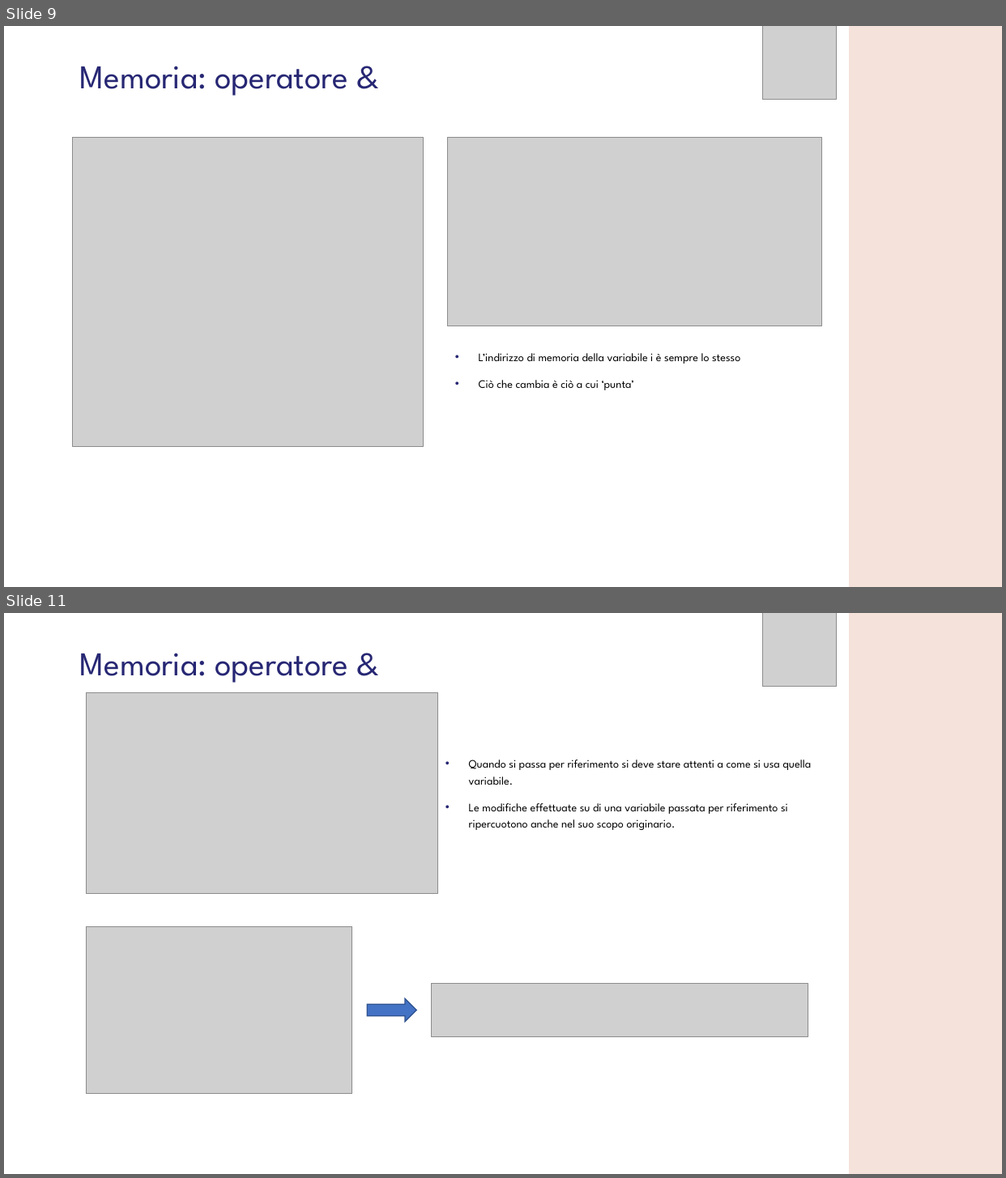
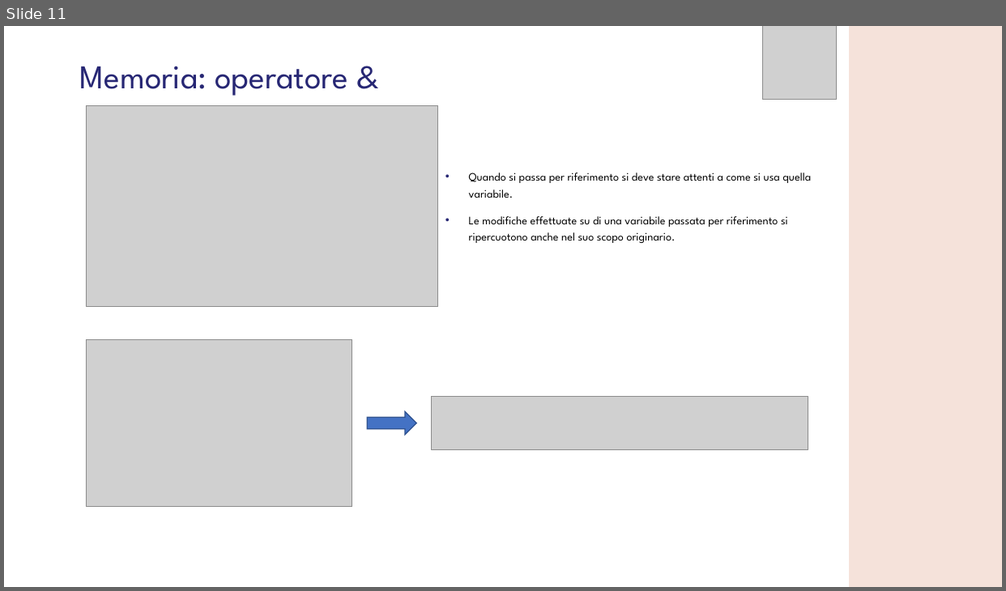
Before and after one commit to GMATZEU42/WS, a slide deck: WS04/WS_4.odp. Shown one above the other, each under a label of ours: slides 9 and 11 before the commit, slide 11 after it; the slides between them are not shown. The pictures are 1006x1178 and 1006x591 pixels, drawn with LibreOffice and Linux fonts; fonts in the diff are those of the drawing; grey boxes stand for pictures; background and template pictures are left out. Boxes give left, top, right and bottom in pixels: in the first picture for what was removed or moved away, otherwise in the second. Text is boxed around its words. In the diff, an @@ line names an element or a change of style, - is before the commit and + after.

```diff
--- a/WS04/WS_4.odp
+++ b/WS04/WS_4.odp
@@ slide 9 removed at (4, 26, 1002, 587), background #FFFFFF; not listed: 1 template element that a slide beside it also shows @@
@@ picture removed at (762, 26, 837, 100) @@
@@ title removed at (80, 66, 348, 96) @@
-Memoria: operatore &
@@ picture removed at (73, 138, 424, 446) @@
@@ picture removed at (448, 138, 822, 327) @@
@@ text removed at (479, 353, 740, 390) @@
-• L’indirizzo di memoria della variabile i è sempre lo stesso
-• Ciò che cambia è ciò a cui ‘punta’
```
Also in this commit, not shown: 3 slides changed, 4 slides added, 3 other slides removed.
